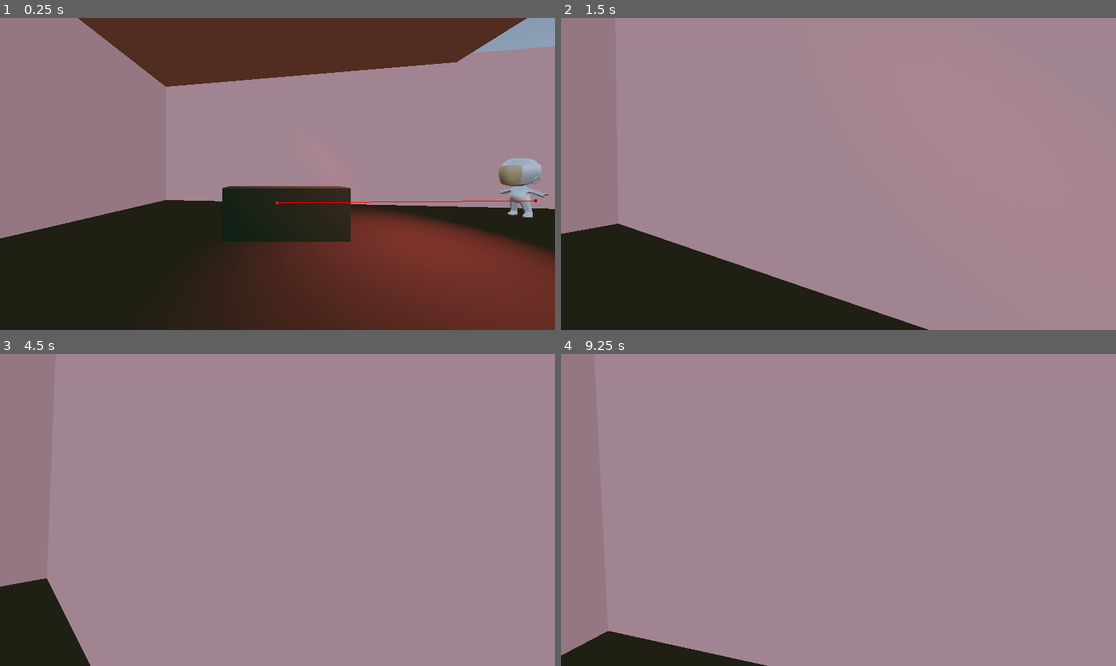
Above: before the commit, frames 1-4 (two rows, left to right).
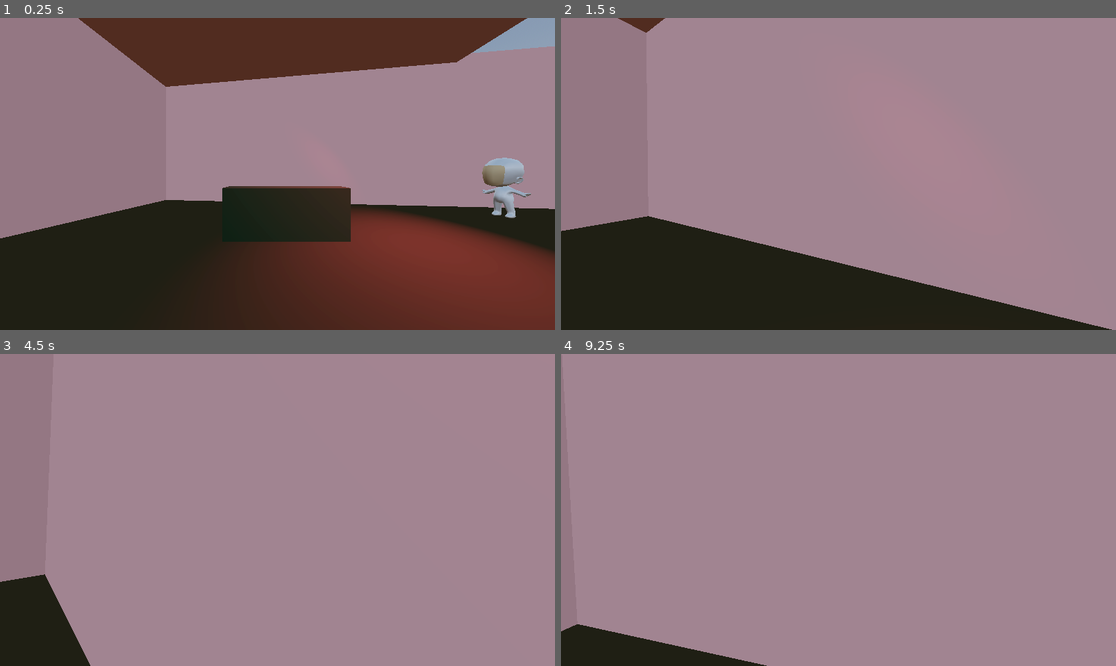
Above: after the commit, the same moments.

Repository: EppuKoskiranta/fgj26
Game: Godot game, scene res://root.tscn
Two runs of this game, one before a commit and one after it. Both use one fixed random seed, a clock stepped at 60 frames per second and the inputs below.
Inputs (mouse positions are in pixels of both pictures, inside the frame that each line leads up to):
- Up to frame 1 (0.25 s): no input
- Up to frame 2 (1.5 s): tap Enter (ui_accept) at 0.5, 0.77 s; move the mouse to (866, 174) at 0.52 s; hold Up (move_forward) from 0.53 s (still down); right-click (866, 174) at 0.6 s; click (866, 174) at 0.67 s; move the mouse to (810, 174) at 1.27 s; tap E (interact) at 1.35 s; click (810, 174) at 1.42 s
- Up to frame 3 (4.5 s): keep holding Up (move_forward); tap Enter (ui_accept) at 1.52, 2.75, 3.02, 3.5, 3.77, 4.25 s; move the mouse to (288, 503) at 2.02 s; tap Tab at 2.1, 4.35 s; click (288, 503) at 2.17 s; move the mouse to (271, 516) at 2.77 s; right-click (271, 516) at 2.85 s; click (271, 516) at 2.92 s; move the mouse to (316, 513) at 3.52 s; hold E (interact) 3.53-4.28 s; click (316, 513) at 3.67 s; move the mouse to (233, 506) at 4.27 s; click (233, 506) at 4.42 s
- Up to frame 4 (9.25 s): tap Enter (ui_accept) at 4.52, 5.75, 6.02, 6.5, 6.77, 7.52, 9.02 s; move the mouse to (844, 510) at 5.02 s; right-click (844, 510) at 5.1 s; click (844, 510) at 5.17 s; move the mouse to (816, 503) at 5.77 s; release Up (move_forward) at 5.78 s; hold Right (move_right) 5.78-6.53 s; tap E (interact) at 5.85 s; click (816, 503) at 5.92 s; move the mouse to (866, 510) at 6.52 s; hold Up (move_forward) 6.53-8.78 s; tap Tab at 6.6, 8.85 s; click (866, 510) at 6.67 s; move the mouse to (810, 510) at 7.27 s; right-click (810, 510) at 7.35 s; click (810, 510) at 7.42 s; move the mouse to (849, 503) at 8.02 s; hold E (interact) 8.03-8.78 s; click (849, 503) at 8.17 s; move the mouse to (832, 516) at 8.77 s; hold Left (move_left) from 8.78 s (still down); click (832, 516) at 8.92 s

The runs differ from the first frame. In frame 1, 1.4% of the frame differs, in the area x 49-99%, y 44-65%; in frame 2, 8.0%, in the area x 0-100%, y 0-100%; in frame 3, 0.1%; in frame 4, 0.4%.

Commit message:
Customer full circle

Diff:
--- a/fgj-26-godot/GameManager/game_manager.gd
+++ b/fgj-26-godot/GameManager/game_manager.gd
@@ -8,6 +8,8 @@
 @onready var dialogue_with_customer: DialogueWindow = %DialogueWithCustomer
 @onready var score_system : ScoreSystem = $ScoreSystem
 @onready var fake_customer : Node3D = $fake_customer
+@onready var result_display: Control = %ResultDisplay
+@onready var result_text: Label = %ResultText
 
 var ingredient_in_player_hand : Ingredient = null
 @export var player_camera : PlayerCamera
@@ -27,6 +29,7 @@
 
 	pause_menu.hide()
 	dialogue_with_customer.hide()
+	result_display.hide()
 
 	customer_logic.spawn_location = game_map.spawn_point
 	customer_logic.front_desk_location = game_map.front_desk
@@ -61,10 +64,10 @@
 
 func _input_mapping_changed(new_state : Def.GameInputState, prev_state : Def.GameInputState) -> void:
 	self.previous_input_state = prev_state
-	print( Def.GameInputState.keys()[new_state])
+	#print( Def.GameInputState.keys()[new_state])
 	if Def.INPUT_MAPPING_CONVERSATION == new_state:
 		var customer_said : String = customer_logic.get_text()
-		print(customer_said)
+		#print(customer_said)
 		dialogue_with_customer.set_customer_text(customer_said)
 		dialogue_with_customer.show()
 	else:
@@ -72,13 +75,12 @@
 
 	if Def.INPUT_MAPPING_MASK_LOTION_APPLY == prev_state and Customer.State.LOTIONABLE == customer_logic.state:
 		customer_logic.move_state()
-
-	if prev_state == Def.INPUT_MAPPING_MASK_LOTION_APPLY and customer_logic.state == Customer.State.LEAVE:
+		_get_score()
 		_revert_hide_customer_and_replace_with_fake()
 
 func _interacted_with(object : Node) -> void:
 	# TODO: change input mapping based on what we interacted with
-	print("Interacted with ", object.name)
+	#print("Interacted with ", object.name)
 	if object is FaceLotionApply:
 		var lotionStation = object as FaceLotionApply
 		Def.set_input_mapping(Def.INPUT_MAPPING_MASK_LOTION_APPLY)
@@ -93,7 +95,8 @@
 func _on_customer_logic_arrived_to_location() -> void:
 	var state = customer_logic.move_state()
 	if (state == Customer.State.REUSABLE):
-		_get_score()
+		result_display.hide()
+		customer_logic.move_state()
 
 	if state == Customer.State.LOTIONABLE:
 		_hide_customer_and_replace_with_fake()
@@ -114,7 +117,9 @@
 	var lotion_ratios = lotion_station.get_location_ratio()
 	var covered_ratio = lotion_station.get_covered_ratio()
 	var scoreString = score_system.get_score(customer_ratios, lotion_ratios, covered_ratio)
-	print("Score: ", scoreString)
+	result_text.text = "Score: \"" + scoreString + "\""
+	print(scoreString)
+	result_display.show()
 
 func _on_pause_menu_resume_game() -> void:
 	Def.toggle_menu()
--- a/fgj-26-godot/GameManager/game_manager.tscn
+++ b/fgj-26-godot/GameManager/game_manager.tscn
@@ -4,6 +4,7 @@
 [ext_resource type="PackedScene" uid="uid://cd1asr7x8yv00" path="res://Objects/customer_logic.tscn" id="2_rt1ce"]
 [ext_resource type="Script" uid="uid://fna3fggofhb4" path="res://UI/start_menu.gd" id="3_y47yw"]
 [ext_resource type="Material" uid="uid://c0ahati7qw452" path="res://UI/menu background_shaderl.tres" id="4_i0lca"]
+[ext_resource type="LabelSettings" uid="uid://b1by0bcotvxc0" path="res://UI/ui_label_settings.tres" id="5_32bk0"]
 [ext_resource type="Texture2D" uid="uid://t6o72vvht3b7" path="res://Assets/Textures/ButtonNormal.png" id="5_bgl21"]
 [ext_resource type="Texture2D" uid="uid://nyak7o17vq0x" path="res://Assets/Textures/ButtonPressed.png" id="6_32bk0"]
 [ext_resource type="LabelSettings" uid="uid://dwbckyy8lusco" path="res://UI/button_label_settings.tres" id="7_34q73"]
@@ -15,8 +16,61 @@
 [node name="CustomerLogic" parent="." unique_id=1030538246 instance=ExtResource("2_rt1ce")]
 unique_name_in_owner = true
 
+[node name="ResultDisplay" type="Control" parent="." unique_id=1412060401]
+unique_name_in_owner = true
+layout_mode = 3
+anchors_preset = 15
+anchor_right = 1.0
+anchor_bottom = 1.0
+grow_horizontal = 2
+grow_vertical = 2
+mouse_filter = 2
+script = ExtResource("3_y47yw")
+
+[node name="MarginContainer" type="MarginContainer" parent="ResultDisplay" unique_id=1786931759]
+process_mode = 3
+layout_mode = 1
+anchors_preset = 8
+anchor_left = 0.5
+anchor_top = 0.5
+anchor_right = 0.5
+anchor_bottom = 0.5
+offset_left = -152.0
+offset_top = -184.0
+offset_right = 152.0
+offset_bottom = 184.0
+grow_horizontal = 2
+grow_vertical = 2
+mouse_filter = 2
+theme_override_constants/margin_left = 32
+theme_override_constants/margin_top = 32
+theme_override_constants/margin_right = 32
+theme_override_constants/margin_bottom = 32
+
+[node name="ColorRect" type="ColorRect" parent="ResultDisplay/MarginContainer" unique_id=1413180318]
+material = ExtResource("4_i0lca")
+layout_mode = 2
+mouse_filter = 2
+
+[node name="MarginContainer" type="MarginContainer" parent="ResultDisplay/MarginContainer" unique_id=1425379003]
+layout_mode = 2
+mouse_filter = 2
+theme_override_constants/margin_left = 16
+theme_override_constants/margin_top = 16
+theme_override_constants/margin_right = 16
+theme_override_constants/margin_bottom = 16
+
+[node name="ResultText" type="Label" parent="ResultDisplay/MarginContainer/MarginContainer" unique_id=1863950706]
+unique_name_in_owner = true
+layout_mode = 2
+text = "Resume"
+label_settings = ExtResource("5_32bk0")
+horizontal_alignment = 1
+vertical_alignment = 1
+
 [node name="PauseMenu" type="Control" parent="." unique_id=1240488457]
 unique_name_in_owner = true
+visible = false
 layout_mode = 3
 anchors_preset = 15
 anchor_right = 1.0
@@ -91,6 +145,7 @@
 
 [node name="DialogueWithCustomer" parent="." unique_id=16143200 instance=ExtResource("8_i0lca")]
 unique_name_in_owner = true
+visible = false
 
 [connection signal="arrived_to_location" from="CustomerLogic" to="." method="_on_customer_logic_arrived_to_location"]
 [connection signal="quit_game" from="PauseMenu" to="." method="_on_pause_menu_quit_game"]
--- a/fgj-26-godot/Objects/customer_logic.gd
+++ b/fgj-26-godot/Objects/customer_logic.gd
@@ -3,7 +3,7 @@
 
 signal arrived_to_location
 
-@onready var speed : float = 2.5
+@onready var speed : float = 5.0
 
 enum State {
 	REUSABLE = 0,
--- a/fgj-26-godot/Objects/customer_logic.tscn
+++ b/fgj-26-godot/Objects/customer_logic.tscn
@@ -32,4 +32,3 @@
 
 [node name="NavigationAgent3D" type="NavigationAgent3D" parent="." unique_id=275522526]
 unique_name_in_owner = true
-debug_enabled = true
